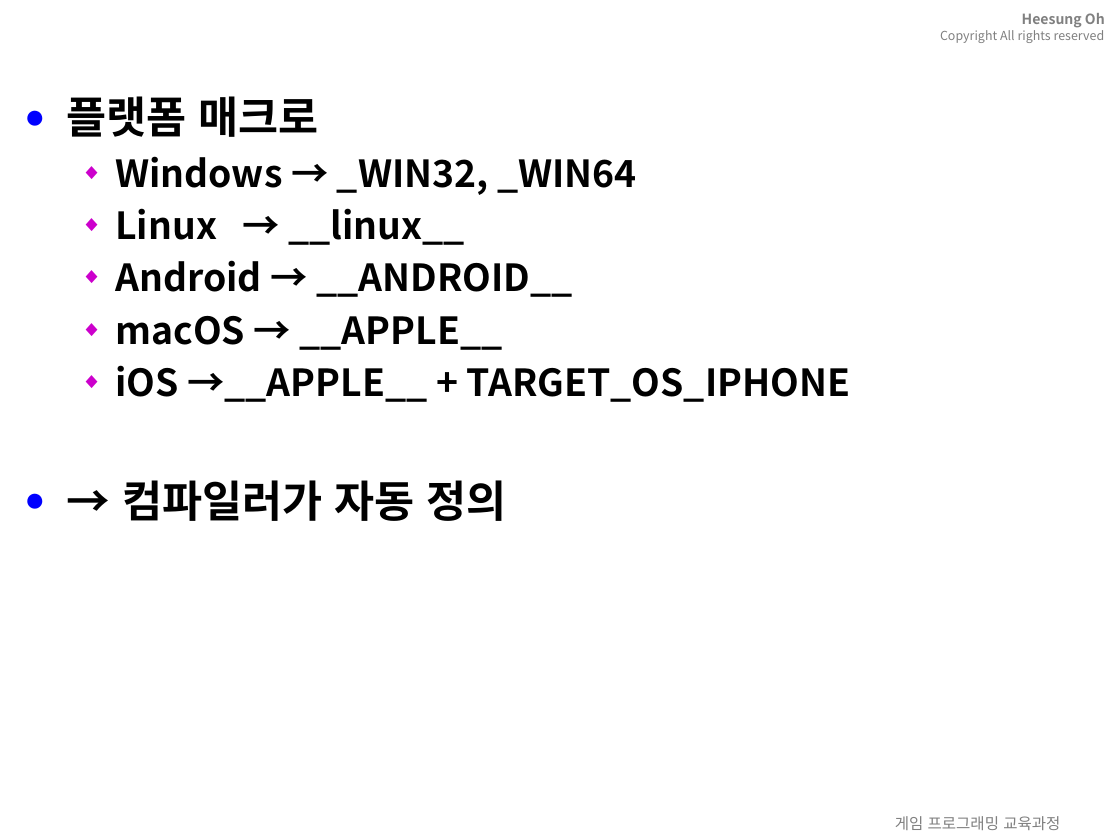
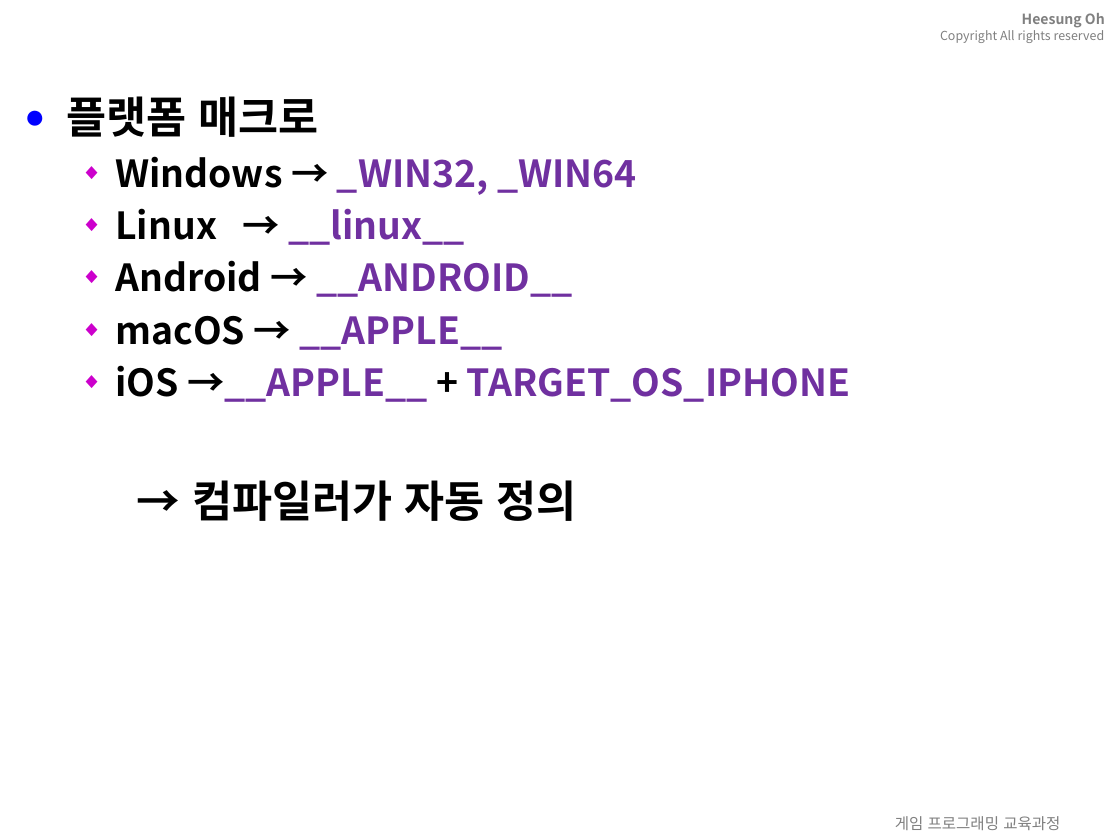
Before and after one commit to 3dapi/bs01_c, a slide deck: slide 22 of ppt/17.C언어-전처리기와빌드제어.pptx. Drawn at 1120x840 pixels with LibreOffice and Linux fonts; fonts in the diff are those of the drawing; background and template pictures are left out. Boxes give left, top, right and bottom in pixels: in the first picture for what was removed or moved away, otherwise in the second. Text is boxed around its words. In the diff, an @@ line names an element or a change of style, - is before the commit and + after.

```diff
--- a/ppt/17.C언어-전처리기와빌드제어.pptx
+++ b/ppt/17.C언어-전처리기와빌드제어.pptx
@@ text at bbox=[115, 156, 851, 521]: text colour #000000 to #7030A0 in "_WIN32, _WIN64", "__linux__", "__ANDROID__", "__APPLE__" and 1 more places; bullet ● to none @@
```
Also in this commit, not shown: 5 other slides changed, 26 other files.
